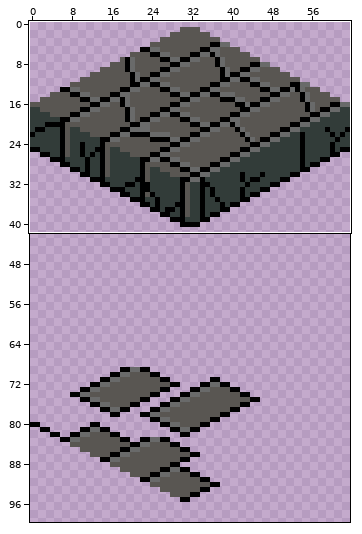
One commit to this pixel-art file: assets/floor-cobblestone.ase. Above, an overview of the earlier version with the close-up marked.
Close-up. First the earlier version:
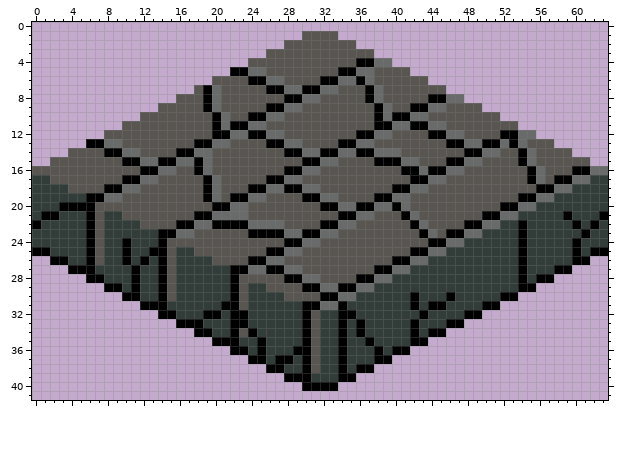
64x320 pixels, 1 frame. Shown: x 0..63, y 0..41. The wide view leaves out empty margins. The commit also changed other parts of the picture, which this record leaves out.
After:
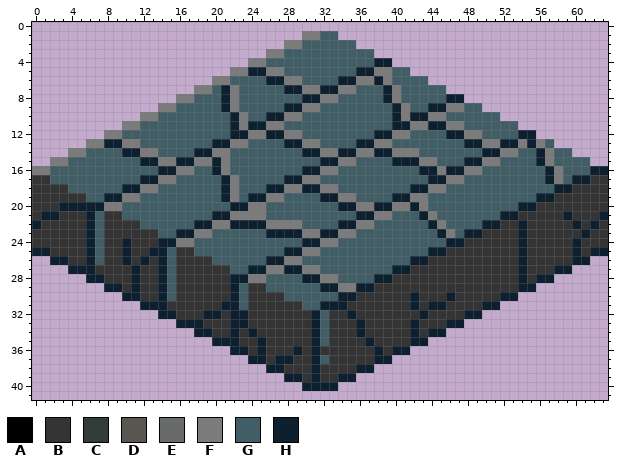
Palette (. is transparent): A #000000  B #343434  C #323c39  D #595652  E #696a6a  F #7b7b7b  G #415d66  H #0d2030
Edits made:
layer "floor" now hidden
--- layer "tryagain"
@@ x 0..63 @@
  0 ................................................................
- 1 ..............................DDDD..............................
- 2 ............................DDDDDDDD............................
- 3 ..........................DDDDDDDDDDDD..........................
- 4 ........................DDDDDDDDDDDDAAEE........................
- 5 ......................AAEEDDDDDDDDAAEEDDDD......................
- 6 ....................DDDDAAEEDDDDAAEEAEDDDDDD....................
- 7 ..................DAEDDDDDAAEEAAEEDDDAEDDDDDDD..................
- 8 ................DDDAEDDDDDDDAAEEDDDDDAEDDDDDAAEE................
- 9 ..............DDDDDAEDDDDDAAEEDDDDDDDDAEDDAAEEDDDD..............
-10 ............DDDDDDDDAEDDAAEEDDDDDDDDDDAEAAEEDDDDDDDD............
-11 ..........DDDDDDDDDDAEAAEEDDDDDDDDDDDDAAEEAAEEDDDDDDDD..........
-12 ........DDDDDDDDDDDDAAEEAAEEDDDDDDDDAAEEDDDDAAEEDDDDAAEE........
-13 ......AAEEDDDDDDDDAAEEDDDDAAEEDDDDAAEEDDDDDDDDAAEEAAEAEDDD......
-14 ....DDDDAAEEDDDDAAEEDDDDDDDDAAEEAAEEAAEEEDDDDDDDAAEEDDAEDDDD....
-15 ..DDDDDDDDAAEEAAEEAEDDDDDDDDDDAAEEDDDDAAAEEDDDAAEEDDDDAEDDDDDD..
-16 DDDDDDDDDDDDAAEEDDAEDDDDDDDDAAEEDDDDDDDDDAAEAAEEDDDDDDDAEDDDAAEE
-17 CCDDDDDDDDAAEEDDDDDAEDDDDDAAEEDDDDDDDDDDDDAAEEDDDDDDDDDAEDAAEECC
-18 CCCCDDDDAAEEDDDDDDDAEDDDAAEEAAEEDDDDDDDDAAEEDDDDDDDDDDDDAAEECCCC
-19 CCCCCCAAEEDDDDDDDDDAEDAAEEDDDDAAEEDDDDAAEEDDDDDDDDDDDDAAEECCCCCC
-20 CCCAAAADDDDDDDDDDDDDAAEEDDDDDDDDAAEEAAEEAEDDDDDDDDDDAAEECCCCCCCC
-21 CAACCCADCCDDDDDDDDAAEEEEDDDDDDDDDDAAEEDDDAEDDDDDDDAAEECCCCCACCCA
-22 ACCCCCADCCCCDDDDAAEEAAAAEEEEDDDDAAEEDDDDDDAEDDDDAAEECCACCCCCACAC
-23 CCCCCCADCCCCCCAAEEDDDDDDAAAAEEAAEEDDDDDDDDDAEDAAEECCCCACCCCCCACC
-24 CCCCCCADCCACCCADDDDDDDDDDDDDAAEEDDDDDDDDDDDDAAEECCCCCCACCCCCACCC
-25 AACCCCADCCACCAADCCDDDDDDDDAAEEDDDDDDDDDDDDAAEECCCCCCCCACCCCCACAA
-26 ..AACCADCCACACADCCCCDDDDAAEEDDDDDDDDDDDDAAEECCCCCCCCCCACCCCCAA..
-27 ....AAACCCCACCADCCCCCCAAEEAAEEDDDDDDDDAAEECCCCCCCCCCCCACCCAA....
-28 ......AACCCACCADCCCCCCADDDDDAAEEDDDDAAEECCCCCCCCCCCCCCACAA......
-29 ........AACACCADCCCCCCADCCDDDDAAEEAAEECCCCCCCCCCCCCCCCAA........
-30 ..........AACCADCCCCCCADCCCCDDDDAAEECCCCCCACCCACCCCCAA..........
-31 ............AAACCCCCCAADCCCCCCAAEEACCCCCCCACAACCCCAA............
-32 ..............AACCCAACAACCCCCCADCCAACCCCCCCACCCCAA..............
-33 ................AAACCCAACCCCCCADCCACACCCCCACCCAA................
-34 ..................AACCADACCCCCADCCACACCCCCACAA..................
-35 ....................AAACCACCCCADCCACCACCCCAA....................
-36 ......................AACACCCAADCCACCCACAA......................
-37 ........................AACAACADCCACCCAA........................
-38 ..........................AACCADCCACAA..........................
-39 ............................AAACCCAA............................
-40 ..............................AAAA..............................
+ 1 ..............................FFGG..............................
+ 2 ............................FFGGGGGG............................
+ 3 ..........................FFGGGGGGGGGG..........................
+ 4 ........................FFGGGGGGGGGGGGHH........................
+ 5 ......................FFHHFFGGGGGGGGHHFFGG......................
+ 6 ....................FFGGGGHHFFGGGGHHFFHFGGGG....................
+ 7 ..................FFGHFGGGGGHHFFHHFFGGGHFGGGGG..................
+ 8 ................FFGGGHFGGGGGGGHHFFGGGGGHFGGGGGHH................
+ 9 ..............FFGGGGGHFGGGGGHHFFGGGGGGGGHFGGHHFFGG..............
+10 ............FFGGGGGGGGHFGGHHFFGGGGGGGGGGHFHHFFGGGGGG............
+11 ..........FFGGGGGGGGGGHFHHFFGGGGGGGGGGGGHHFFHHFFGGGGGG..........
+12 ........FFGGGGGGGGGGGGHHFFHHFFGGGGGGGGHHFFGGGGHHFFGGGGHH........
+13 ......FFHHFFGGGGGGGGHHFFGGGGHHFFGGGGHHFFGGGGGGGGHHFFHHFHFG......
+14 ....FFGGGGHHFFGGGGHHFFGGGGGGGGHHFFHHFFHHFFFGGGGGGGHHFFGGHFGG....
+15 ..FFGGGGGGGGHHFFHHFFHFGGGGGGGGGGHHFFGGGGHHHFFGGGHHFFGGGGHFGGGG..
+16 FFGGGGGGGGGGGGHHFFGGHFGGGGGGGGHHFFGGGGGGGGGHHFHHFFGGGGGGGHFGGGHH
+17 BBGGGGGGGGGGHHFFGGGGGHFGGGGGHHFFGGGGGGGGGGGGHHFFGGGGGGGGGHFGHHBB
+18 BBBBGGGGGGHHFFGGGGGGGHFGGGHHFFHHFFGGGGGGGGHHFFGGGGGGGGGGGGHHBBBB
+19 BBBBBBGGHHFFGGGGGGGGGHFGHHFFGGGGHHFFGGGGHHFFGGGGGGGGGGGGHHBBBBBB
+20 BBBHHHHHFFGGGGGGGGGGGGHHFFGGGGGGGGHHFFHHFFHFGGGGGGGGGGHHBBBBBBBB
+21 BHHBBBHGBBGGGGGGGGGGHHFFFFGGGGGGGGGGHHFFGGGHFGGGGGGGHHBBBBBHBBBH
+22 HBBBBBHGBBBBGGGGGGHHFFHHHHFFFFGGGGHHFFGGGGGGHFGGGGHHBBHBBBBBHBHB
+23 BBBBBBHGBBBBBBGGHHFFGGGGGGHHHHFFHHFFGGGGGGGGGHFGHHBBBBHBBBBBBHBB
+24 BBBBBBHGBBHBBBHHFFGGGGGGGGGGGGHHFFGGGGGGGGGGGGHHBBBBBBHBBBBBHBBB
+25 HHBBBBHGBBHBBHHGBBGGGGGGGGGGHHFFGGGGGGGGGGGGHHBBBBBBBBHBBBBBHBHH
+26 ..HHBBHGBBHBHBHGBBBBGGGGGGHHFFGGGGGGGGGGGGHHBBBBBBBBBBHBBBBBHH..
+27 ....HHHBBBBHBBHGBBBBBBGGHHFFHHFFGGGGGGGGHHBBBBBBBBBBBBHBBBHH....
+28 ......HHBBBHBBHGBBBBBBHHFFGGGGHHFFGGGGHHBBBBBBBBBBBBBBHBHH......
+29 ........HHBHBBHGBBBBBBHGBBGGGGGGHHFFHHBBBBBBBBBBBBBBBBHH........
+30 ..........HHBBHGBBBBBBHGBBBBGGGGGGHHBBBBBBHBBBHBBBBBHH..........
+31 ............HHHBBBBBBHHGBBBBBBGGHHHBBBBBBBHBHHBBBBHH............
+32 ..............HHBBBHHBHHBBBBBBBHGBBHBBBBBBBHBBBBHH..............
+33 ................HHHBBBHHBBBBBBBHGBBBHBBBBBHBBBHH................
+34 ..................HHBBHBHBBBBBBHGBBBHBBBBBHBHH..................
+35 ....................HHHBBHBBBBBHGBBBBHBBBBHH....................
+36 ......................HHBHBBBHBHBBBBBBHBHH......................
+37 ........................HHBHHBBHGBBBBBHH........................
+38 ..........................HHBBBHBBBBHH..........................
+39 ............................HHBHBBHH............................
+40 ..............................HHHH..............................
 41 ................................................................
Boxes around the changes in both close-ups, in picture pixels (x1, y1, x2, y2):
changed: (32, 31, 608, 391)
